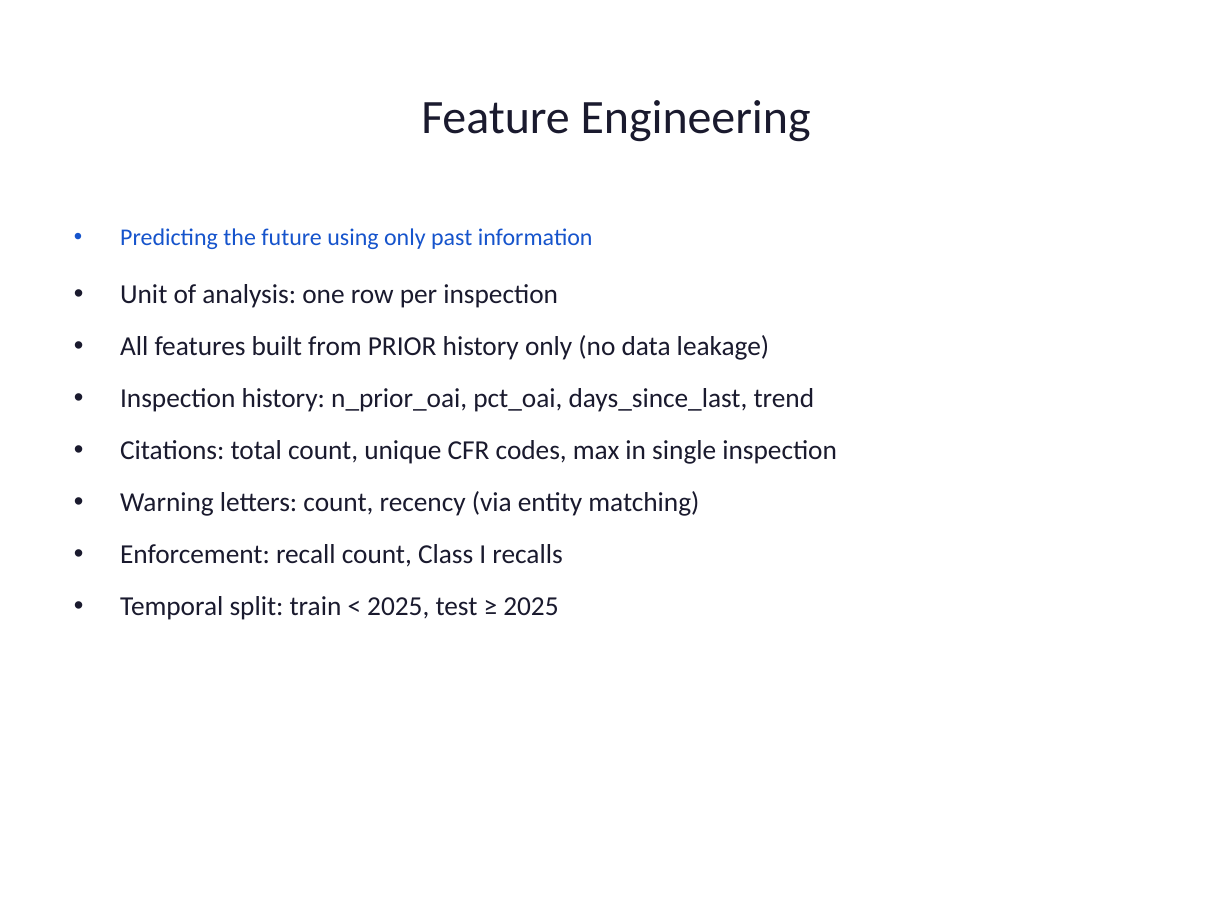
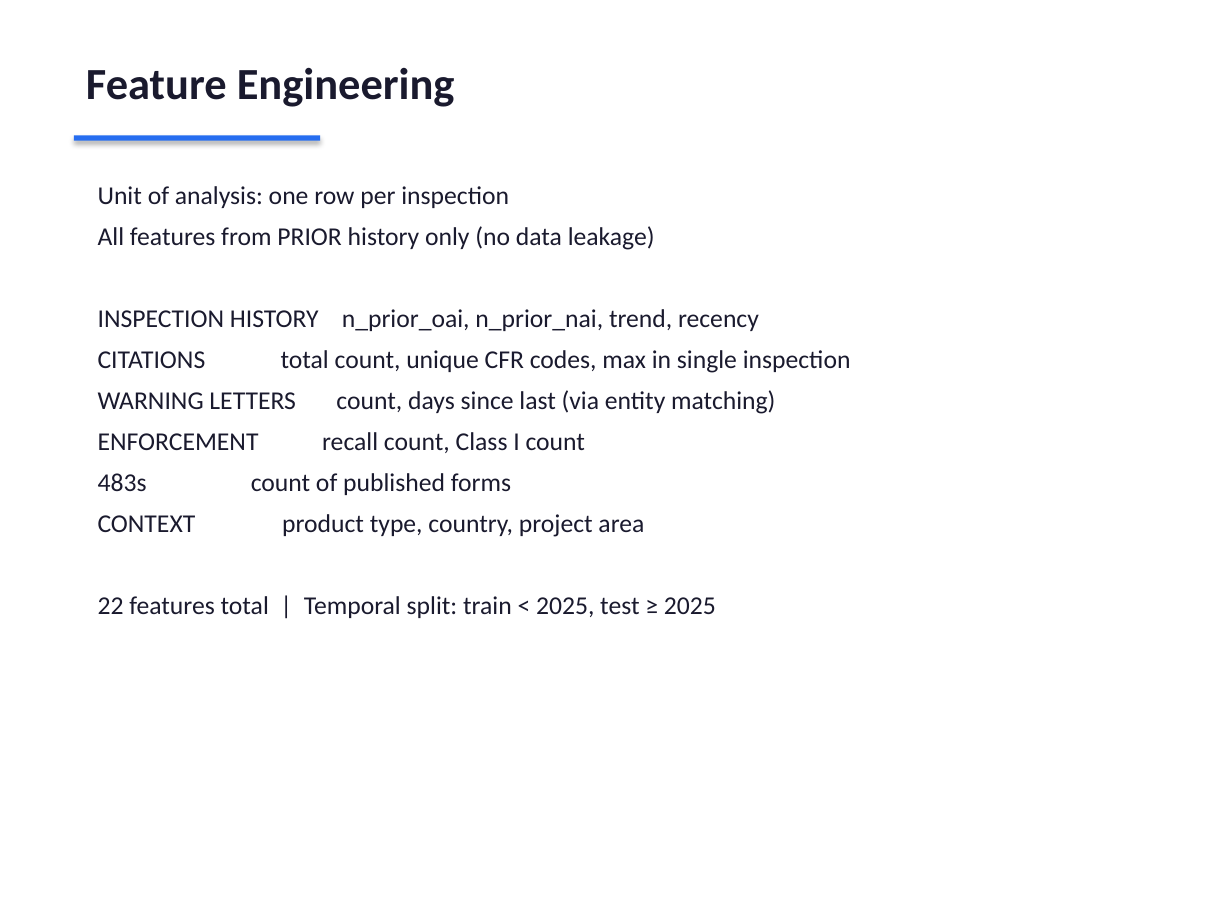
Before and after one commit to santiago-dc/qualifyze-case-study, a slide deck: slide 5 of reports/presentation.pptx. Drawn at 1232x924 pixels with LibreOffice and Linux fonts; fonts in the diff are those of the drawing. Boxes give left, top, right and bottom in pixels: in the first picture for what was removed or moved away, otherwise in the second. Text is boxed around its words. In the diff, an @@ line names an element or a change of style, - is before the commit and + after.

Commit message:
Update docs and improve presentation design (#3)

```diff
--- a/reports/presentation.pptx
+++ b/reports/presentation.pptx
@@ text "Feature Engineering": place and size @@
-text "Feature Engineering" at [421,100,811,142]
+text "Feature Engineering" at [86,67,455,107]
@@ text "Feature Engineering" at [86,67,455,107]: size 28 to 26 pt, bold on; alignment centre to left; more space between paragraphs; vertical alignment middle to top @@
@@ rectangle added at [74,136,320,140], fill #266DF0 @@
@@ text "Unit of analysis: one row ...": place and size @@
-text "Unit of analysis: one row ..." at [120,228,837,620]
+text "Unit of analysis: one row ..." at [98,186,851,618]
@@ text at [98,186,509,208]: size 16 to 15 pt in "Unit of analysis: one row per inspection"; bullet • to none; less space between paragraphs @@
@@ text at [98,226,851,618]: text changed; size 16 to 15 pt @@
-• All features built from PRIOR history only (no data leakage)
-• Inspection history: n_prior_oai, pct_oai, days_since_last, trend
-• Citations: total count, unique CFR codes, max in single inspection
-• Warning letters: count, recency (via entity matching)
-• Enforcement: recall count, Class I recalls
-• Temporal split: train < 2025, test ≥ 2025
+All features from PRIOR history only (no data leakage)
+INSPECTION HISTORY n_prior_oai, n_prior_nai, trend, recency
+CITATIONS total count, unique CFR codes, max in single inspection
+WARNING LETTERS count, days since last (via entity matching)
+ENFORCEMENT recall count, Class I count
+483s count of published forms
+CONTEXT product type, country, project area
+22 features total | Temporal split: train < 2025, test ≥ 2025
@@ text at [120,228,593,249]: paragraph removed @@
-• Predicting the future using only past information
```
Also in this commit, not shown: 4 other slides changed, 13 slides added, 10 slides removed, 3 other files.
